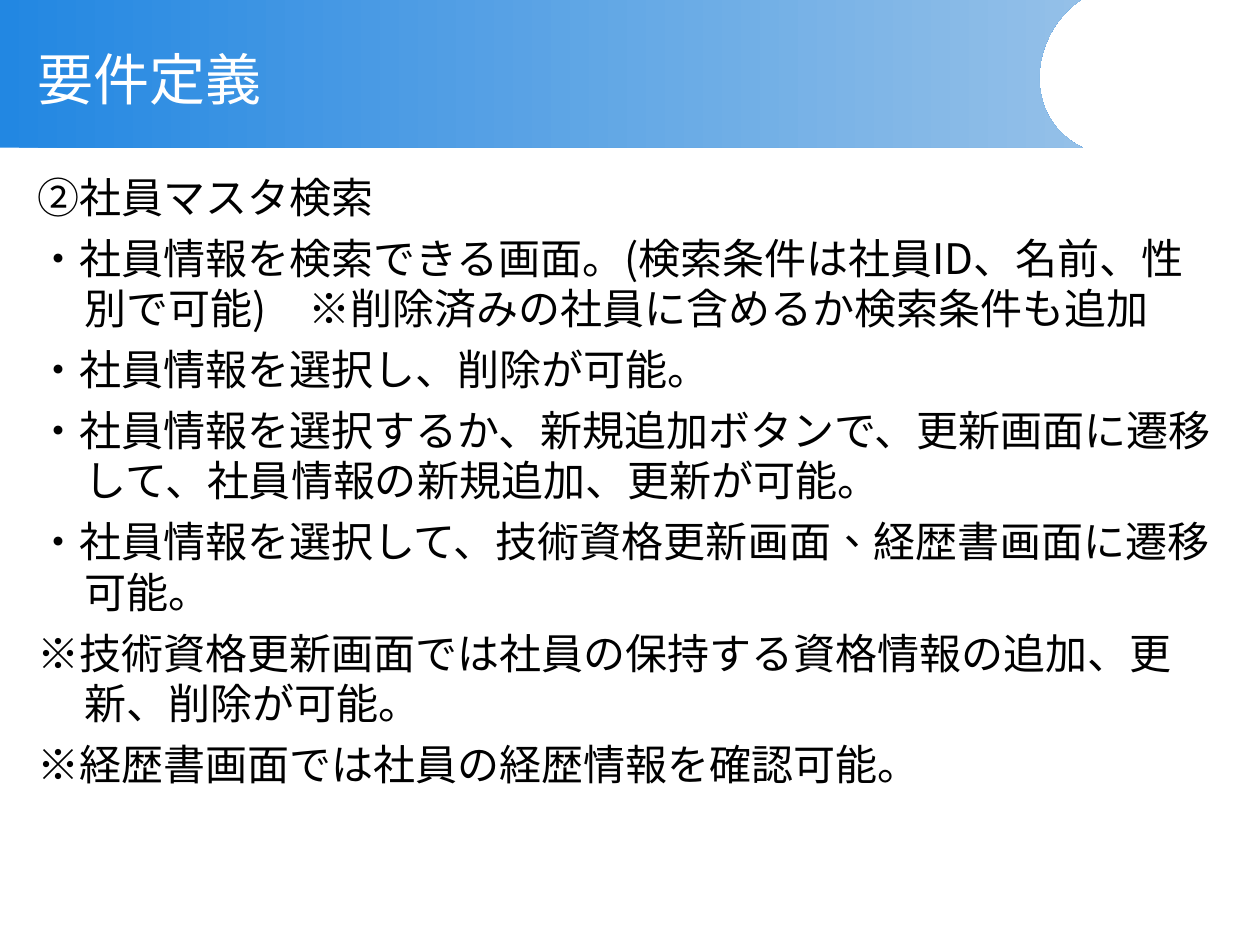
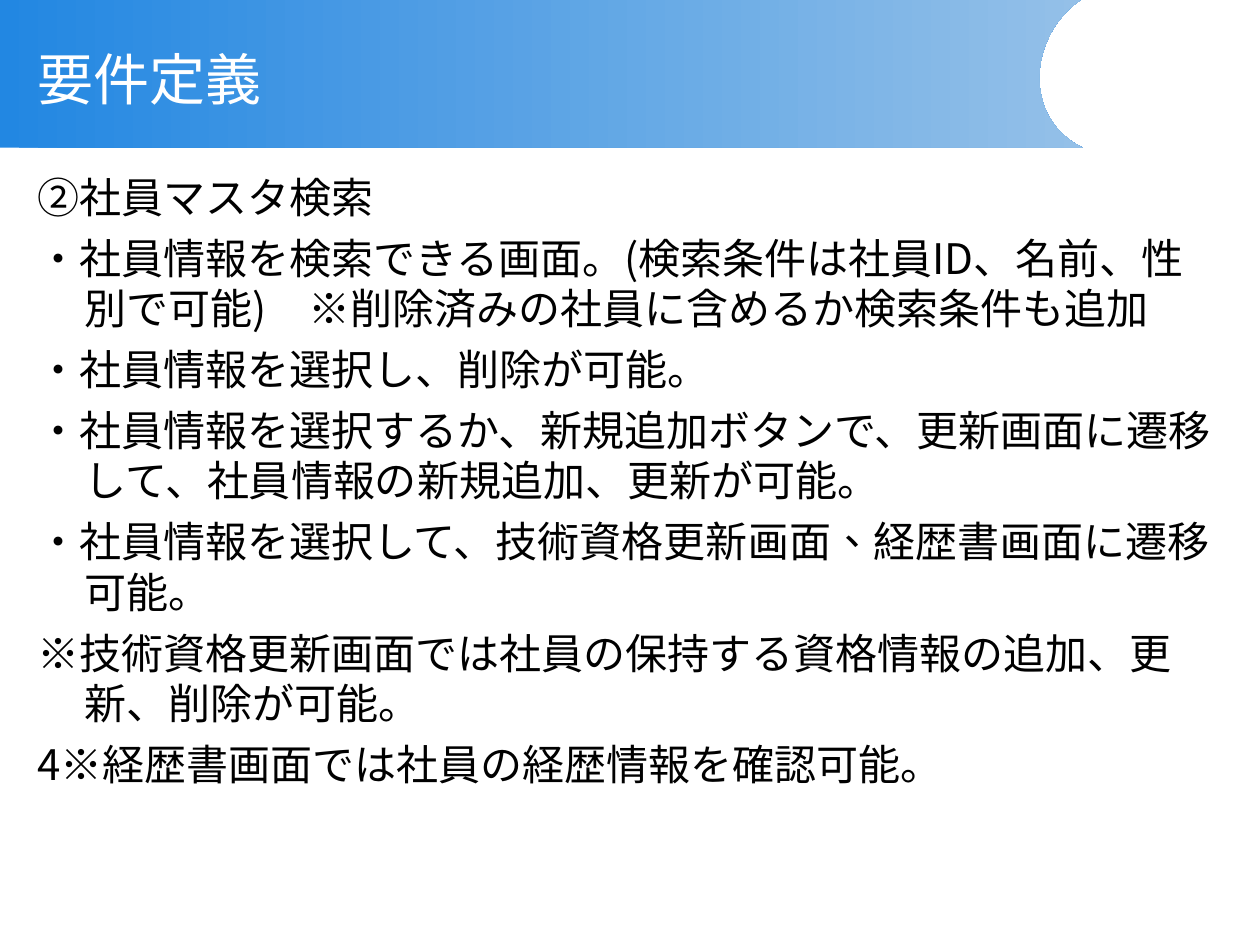
Before and after one commit to nguyenvantandev/WebApp, a slide deck: slide 7 of 技術者経歴書管理システム/技術者経歴書管理システム_要件定義.ppt. Drawn at 1260x945 pixels with LibreOffice and Linux fonts; fonts in the diff are those of the drawing; background and template pictures are left out. Boxes give left, top, right and bottom in pixels: in the first picture for what was removed or moved away, otherwise in the second. Text is boxed around its words. In the diff, an @@ line names an element or a change of style, - is before the commit and + after.

```diff
--- a/技術者経歴書管理システム/技術者経歴書管理システム_要件定義.ppt
+++ b/技術者経歴書管理システム/技術者経歴書管理システム_要件定義.ppt
@@ text at (37, 744, 942, 784): text changed @@
-※経歴書画面では社員の経歴情報を確認可能。
+4※経歴書画面では社員の経歴情報を確認可能。
```
Also in this commit, not shown: 1 other slide changed, 7 other files.
